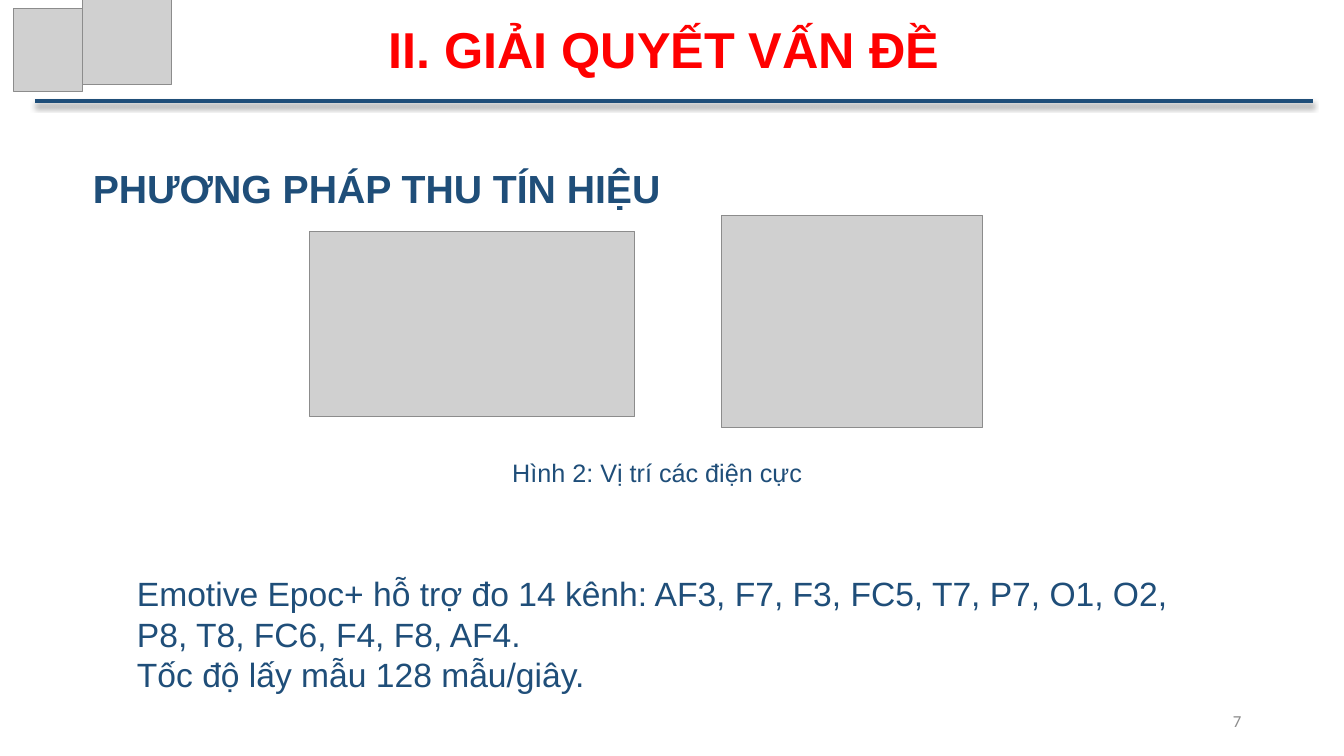
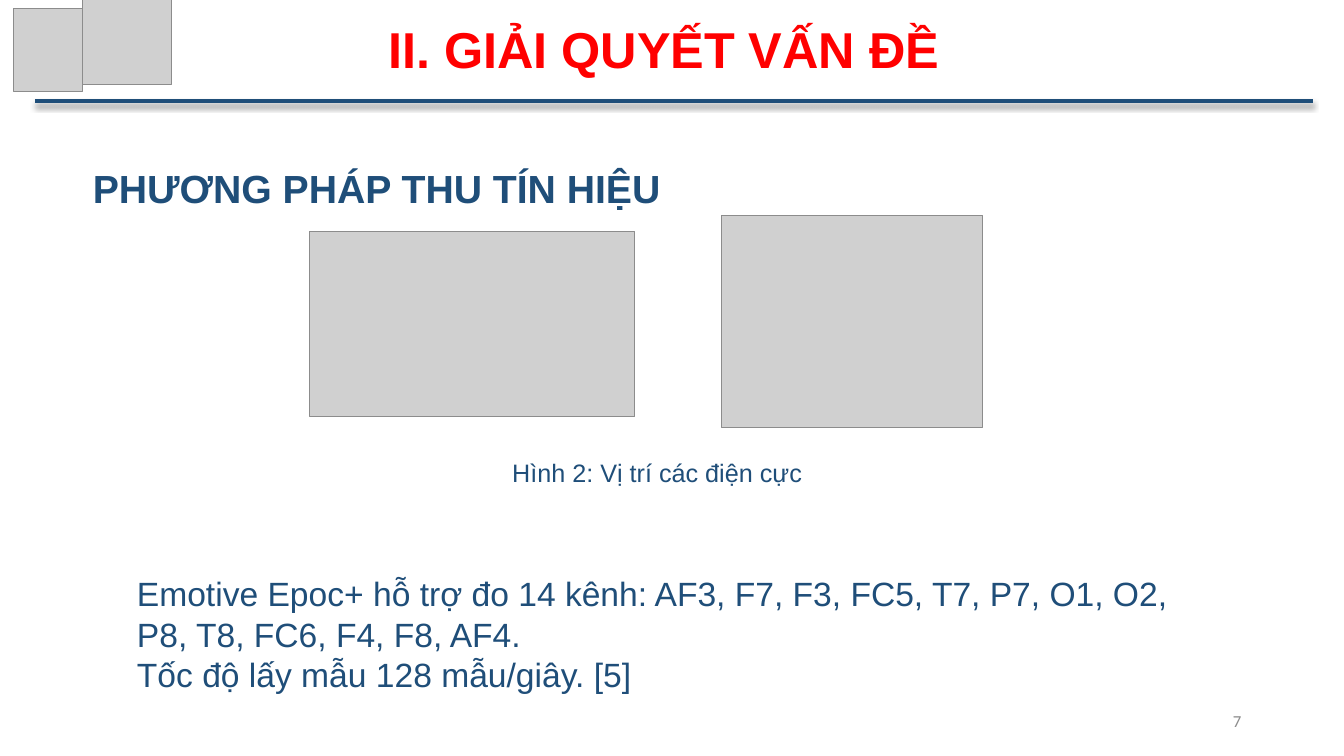
Before and after one commit to ThuTrongNguyen/Thesis, a slide deck: slide 7 of SlideBaoCao_NguyenTrongThu.pptx. Drawn at 1344x756 pixels with LibreOffice and Linux fonts; fonts in the diff are those of the drawing; grey boxes stand for pictures. Boxes give left, top, right and bottom in pixels: in the first picture for what was removed or moved away, otherwise in the second. Text is boxed around its words. In the diff, an @@ line names an element or a change of style, - is before the commit and + after.

```diff
--- a/SlideBaoCao_NguyenTrongThu.pptx
+++ b/SlideBaoCao_NguyenTrongThu.pptx
@@ text at bbox=[137, 660, 631, 694]: text changed @@
-Tốc độ lấy mẫu 128 mẫu/giây.
+Tốc độ lấy mẫu 128 mẫu/giây. [5]
```
Also in this commit, not shown: 13 other slides changed, 7 slides added.
